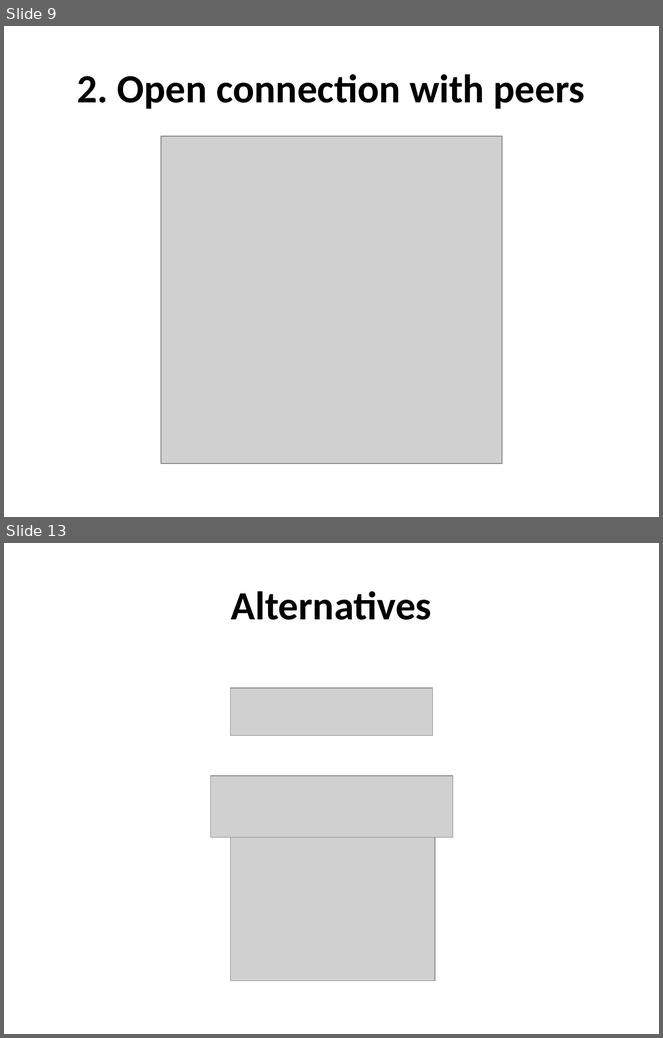
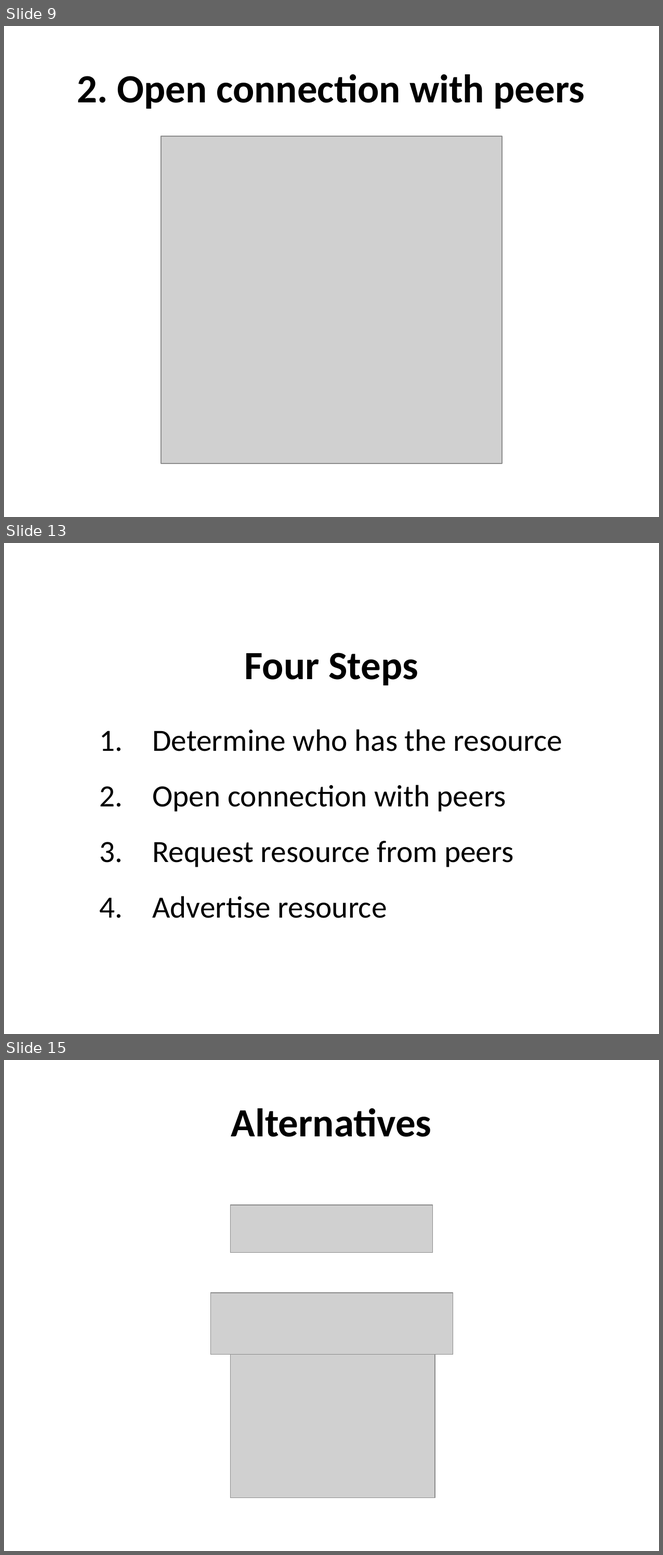
Before and after one commit to wwwiretap/zauberflote, a slide deck: doc/presentation/presentation_long.pptx. Shown one above the other, each under a label of ours: slides 9 and 13 before the commit, slides 9, 13 and 15 after it; the slides between them are not shown. The pictures are 663x1038 and 663x1555 pixels, drawn with LibreOffice and Linux fonts; fonts in the diff are those of the drawing; grey boxes stand for pictures. Boxes give left, top, right and bottom in pixels: in the first picture for what was removed or moved away, otherwise in the second. Text is boxed around its words. In the diff, an @@ line names an element or a change of style, - is before the commit and + after.

```diff
--- a/doc/presentation/presentation_long.pptx
+++ b/doc/presentation/presentation_long.pptx
@@ slide 13 added at <box>4,543,659,1034</box>, background #FFFFFF @@
@@ text added at <box>245,653,418,685</box>, 44 pt, text #000000, bold @@
+Four Steps
@@ text added at <box>152,729,563,918</box>, 34 pt, text #000000 @@
+1. Determine who has the resource
+2. Open connection with peers
+3. Request resource from peers
+4. Advertise resource
@@ what was slide 13 is now slide 15 @@
```
Also in this commit, not shown: 5 slides changed, 3 other slides added.
